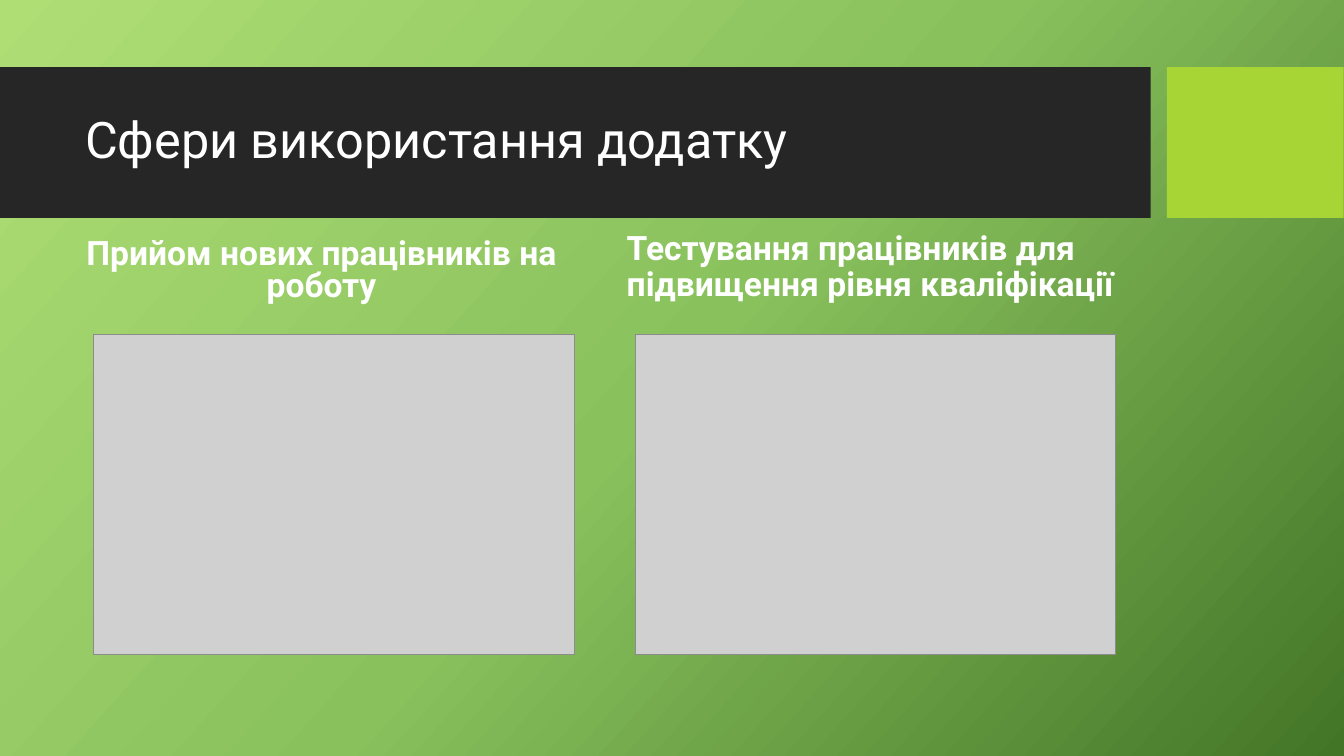
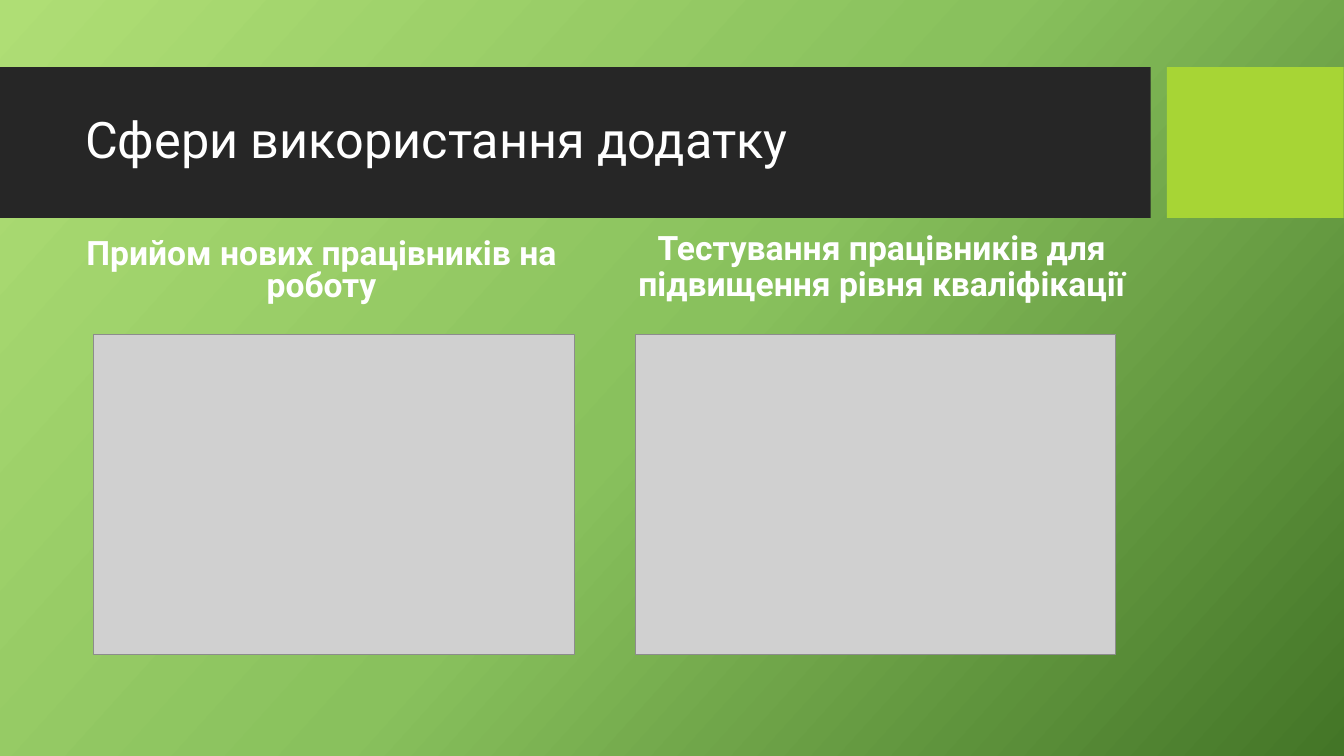
Before and after one commit to TriniTangl/diploma-docs, a slide deck: slide 2 of ДИПЛОМ/Презентація.pptx. Drawn at 1344x756 pixels with LibreOffice and Linux fonts; fonts in the diff are those of the drawing; grey boxes stand for pictures; background and template pictures are left out. Boxes give left, top, right and bottom in pixels: in the first picture for what was removed or moved away, otherwise in the second. Text is boxed around its words. In the diff, an @@ line names an element or a change of style, - is before the commit and + after.

```diff
--- a/ДИПЛОМ/Презентація.pptx
+++ b/ДИПЛОМ/Презентація.pptx
@@ text "Тестування працівників для підвищення рівня ..." at (638,235,1125,303): alignment left to centre @@
```
Also in this commit, not shown: 2 other slides changed, 4 slides added, 6 other files.
